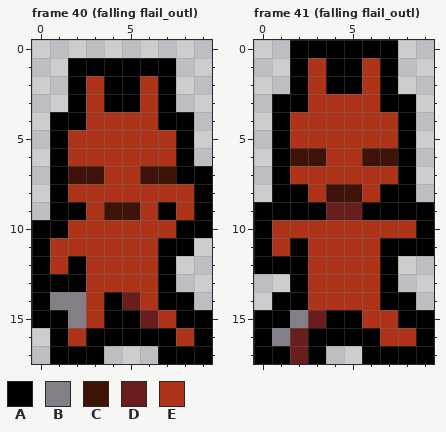
Edited in one commit: pixel-art file (Assets/Graphics/basher_sprite.aseprite). Above: the version before the commit.
10x18 pixels, 50 frames. Shown: frame 40 (falling flail_outl), frame 41 (falling flail_outl).
Palette (. is transparent): A #000000  B #847e87  C #401309  D #691d1d  E #af3319
Pixels before, frame 40 (falling flail_outl), first column x 0:
 1 ..AAAAAA..
 2 ..AEAAEA..
 3 ..AEAAEA..
 4 .AAEEEEAA.
 5 .AEEEEEEA.
 6 .AEEEEEEA.
 7 .ACCEECCAA
 8 .AEEEEEEEA
 9 .AAECCEAEA
10 AAEEEEEEAA
11 AEEEEEEAA.
12 AEAEEEEA..
13 AAAEEEEA..
14 ABBEADEAA.
15 AABEAADEAA
16 .AEAAAAAEA
17 .AAA...AAA
Pixels before, frame 41 (falling flail_outl), first column x 0:
 0 ..AAAAAA..
 1 ..AEAAEA..
 2 ..AEAAEA..
 3 .AAEEEEAA.
 4 .AEEEEEEA.
 5 .AEEEEEEA.
 6 .ACCEECCA.
 7 .AEEEEEEA.
 8 .AAECCEAA.
 9 AAAADDAAAA
10 AEEEEEEEEA
11 AEAEEEEAAA
12 AAAEEEEA..
13 ..AEEEEA..
14 .AAEEEEAA.
15 AABDAAEEAA
16 ABDAAAAEEA
17 AADA..AAAA
Once edited:
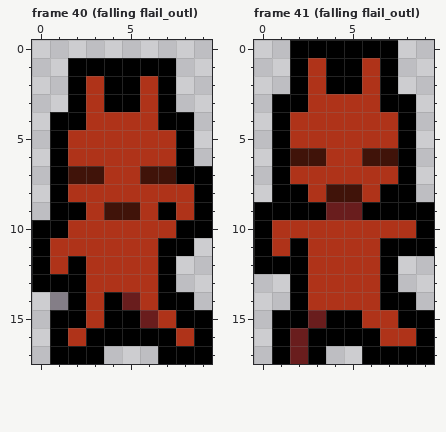
Change:
Changed rows in their new state; - is an unchanged pixel.
Frame 40 (falling flail_outl):
first column x 0:
14 .-A
15 .-A
Frame 41 (falling flail_outl):
first column x 0:
14 -.-
15 .-A
16 .A-
17 .--
Changed places in both pictures, as pixel boxes (x1, y1, x2, y2):
changed: (32, 292, 86, 328)
changed: (254, 292, 308, 364)
